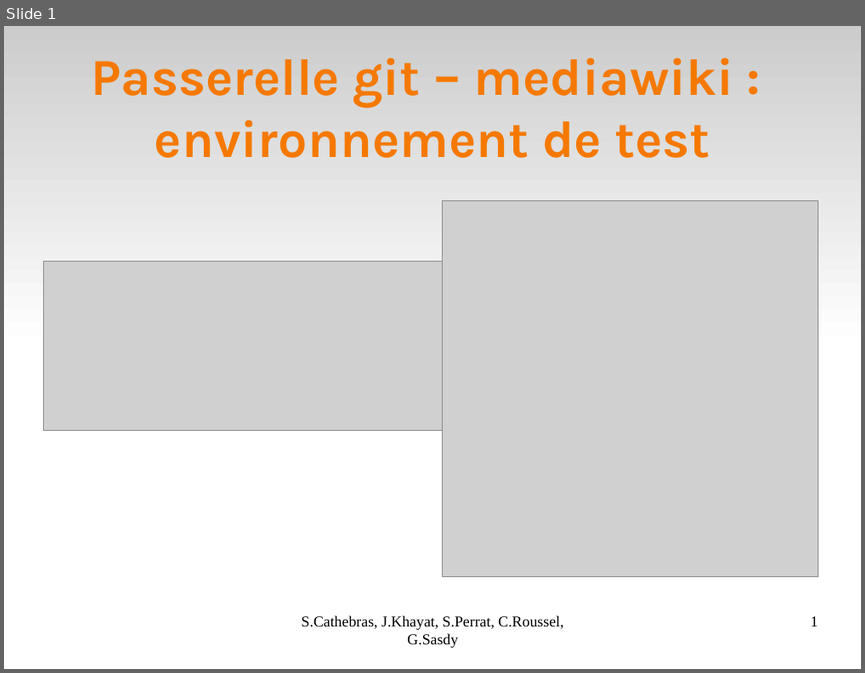
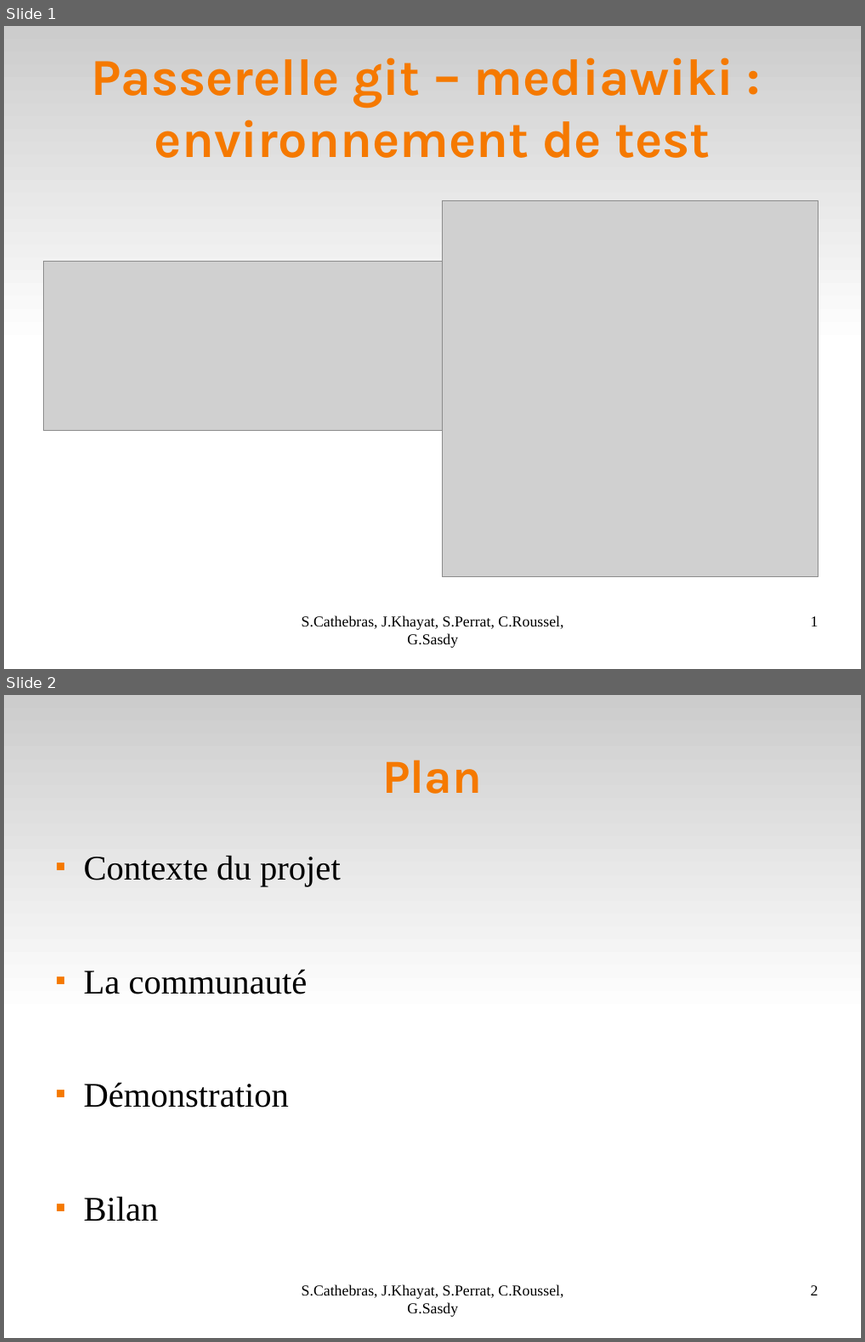
Before and after one commit to Darktrop/git-mediawiki-ensimag, a slide deck: sheme/presoutenance/Bilan.odp. Shown one above the other, each under a label of ours: slide 1 before the commit, slides 1 and 2 after it. The pictures are 865x673 and 865x1342 pixels, drawn with LibreOffice and Linux fonts; fonts in the diff are those of the drawing; grey boxes stand for pictures. Boxes give left, top, right and bottom in pixels: in the first picture for what was removed or moved away, otherwise in the second. Text is boxed around its words. In the diff, an @@ line names an element or a change of style, - is before the commit and + after.

```diff
--- a/sheme/presoutenance/Bilan.odp
+++ b/sheme/presoutenance/Bilan.odp
@@ slide 2 added at [4,695,861,1338], background #FFFFFF; not listed: 1 template element that a slide beside it also shows @@
@@ title added at [382,760,482,794], 44 pt, text #F57900, bold @@
+Plan
@@ text added at [84,855,341,1221], 32 pt, text #000000 @@
+■ Contexte du projet
+■ La communauté
+■ Démonstration
+■ Bilan
@@ text added at [302,1284,563,1316], 14 pt, text #000000 @@
+S.Cathebras, J.Khayat, S.Perrat, C.Roussel, G.Sasdy
@@ page number added at [811,1285,818,1295], 14 pt, text #000000 @@
+2
```
Also in this commit, not shown: 5 slides changed, 6 other slides added.
